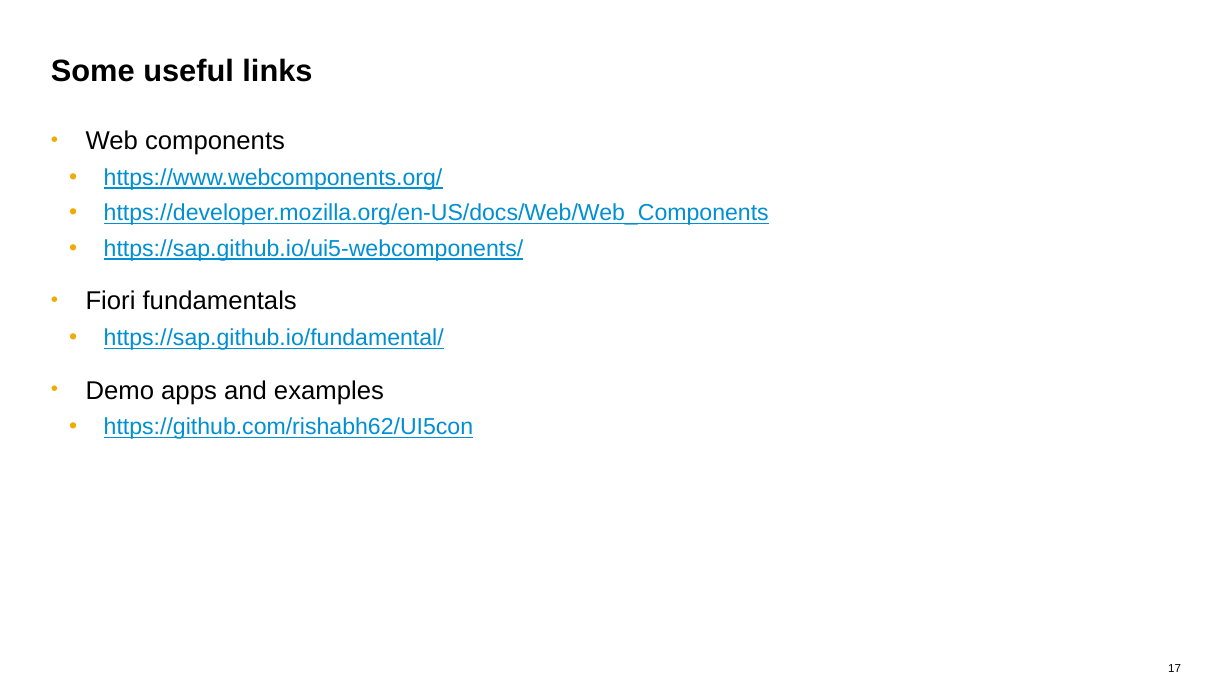
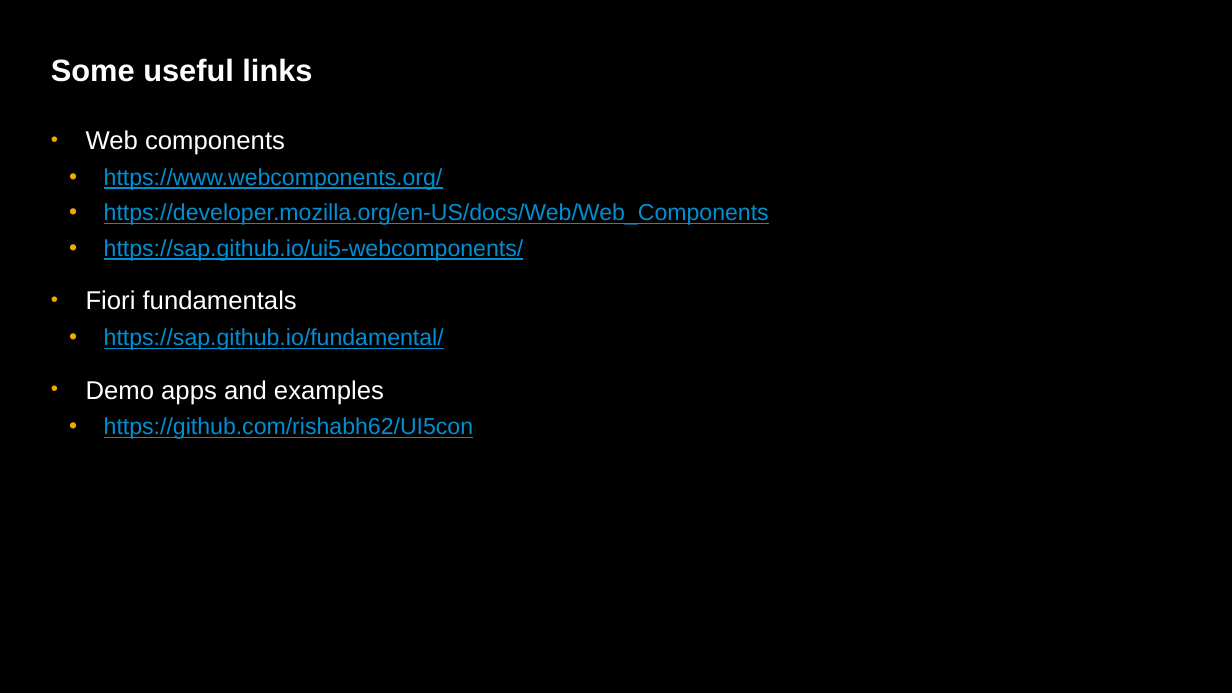
Before and after one commit to rishabh62/UI5con, a slide deck: slide 17 of UI5con.pptx. Drawn at 1232x693 pixels with LibreOffice and Linux fonts; fonts in the diff are those of the drawing. Boxes give left, top, right and bottom in pixels: in the first picture for what was removed or moved away, otherwise in the second. Text is boxed around its words. In the diff, an @@ line names an element or a change of style, - is before the commit and + after.

```diff
--- a/UI5con.pptx
+++ b/UI5con.pptx
@@ background #FFFFFF to #000000 @@
@@ title "Some useful links" at bbox=[51, 58, 312, 82]: text colour #000000 to #FFFFFF @@
@@ text at bbox=[86, 130, 384, 405]: text colour #000000 to #FFFFFF in "Web components", "Fiori fundamentals", "Demo apps and examples" @@
@@ page number removed at bbox=[1168, 664, 1181, 672] @@
-17
```
Also in this commit, not shown: 8 other slides changed, 4 slides added, 4 slides removed.
